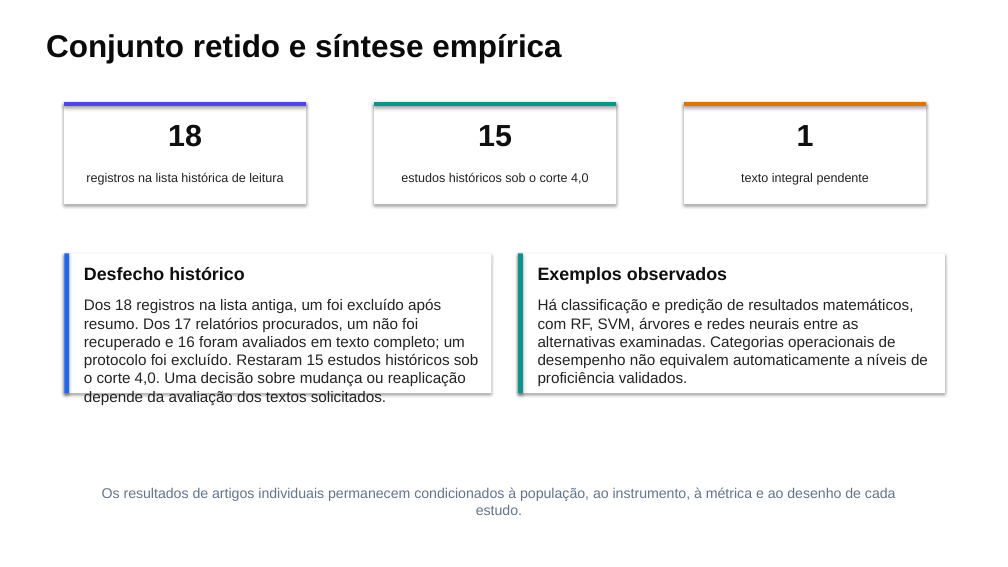
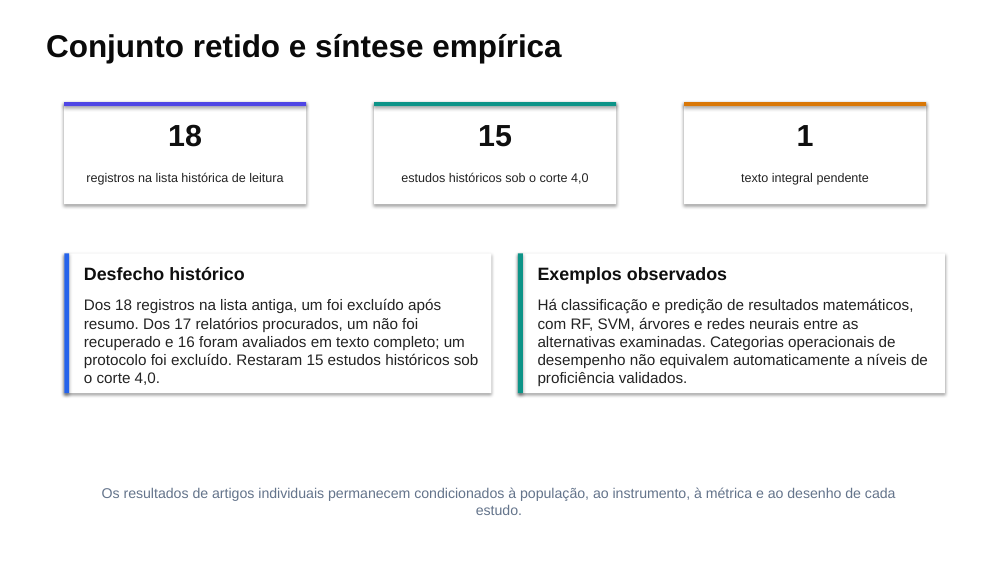
Before and after one commit to thalesfb/ccw, a slide deck: slide 12 of results/tcc/presentation/ensino_personalizado_de_matematica_tcc.pptx. Drawn at 1008x567 pixels with LibreOffice and Linux fonts; fonts in the diff are those of the drawing. Boxes give left, top, right and bottom in pixels: in the first picture for what was removed or moved away, otherwise in the second. Text is boxed around its words. In the diff, an @@ line names an element or a change of style, - is before the commit and + after.

```diff
--- a/results/tcc/presentation/ensino_personalizado_de_matematica_tcc.pptx
+++ b/results/tcc/presentation/ensino_personalizado_de_matematica_tcc.pptx
@@ text at box(84, 298, 479, 385): text changed @@
-Dos 18 registros na lista antiga, um foi excluído após resumo. Dos 17 relatórios procurados, um não foi recuperado e 16 foram avaliados em texto completo; um protocolo foi excluído. Restaram 15 estudos históricos sob o corte 4,0. Uma decisão sobre mudança ou reaplicação depende da avaliação dos textos solicitados.
+Dos 18 registros na lista antiga, um foi excluído após resumo. Dos 17 relatórios procurados, um não foi recuperado e 16 foram avaliados em texto completo; um protocolo foi excluído. Restaram 15 estudos históricos sob o corte 4,0.
```
Also in this commit, not shown: 3 other slides changed, 45 other files.
